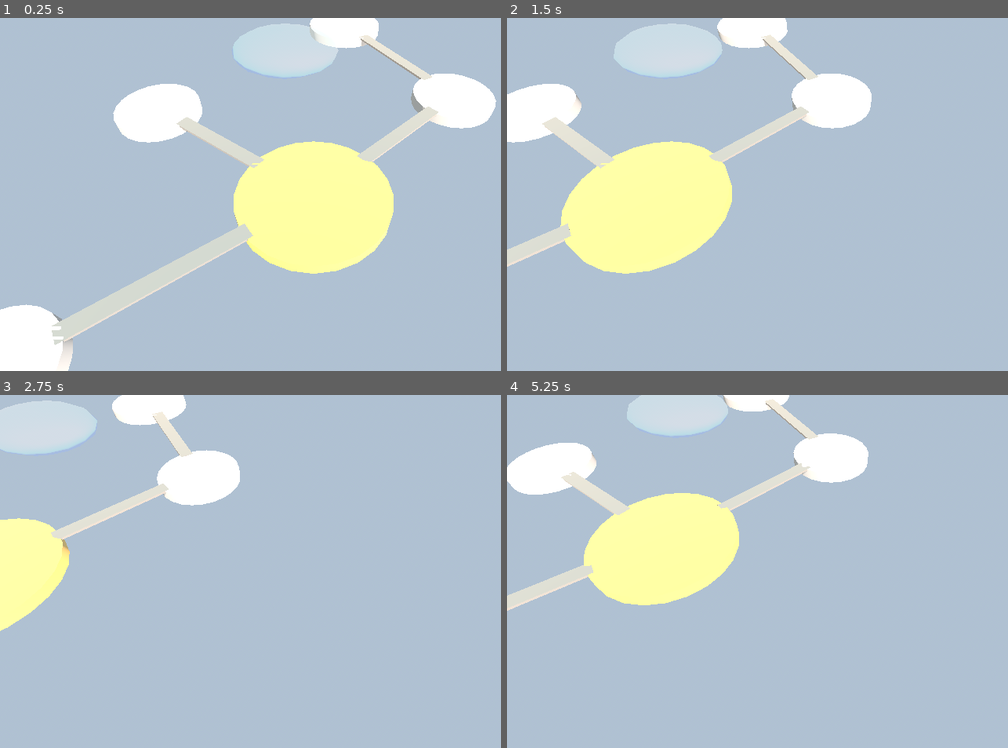
Above: before the commit, frames 1-4 (two rows, left to right).
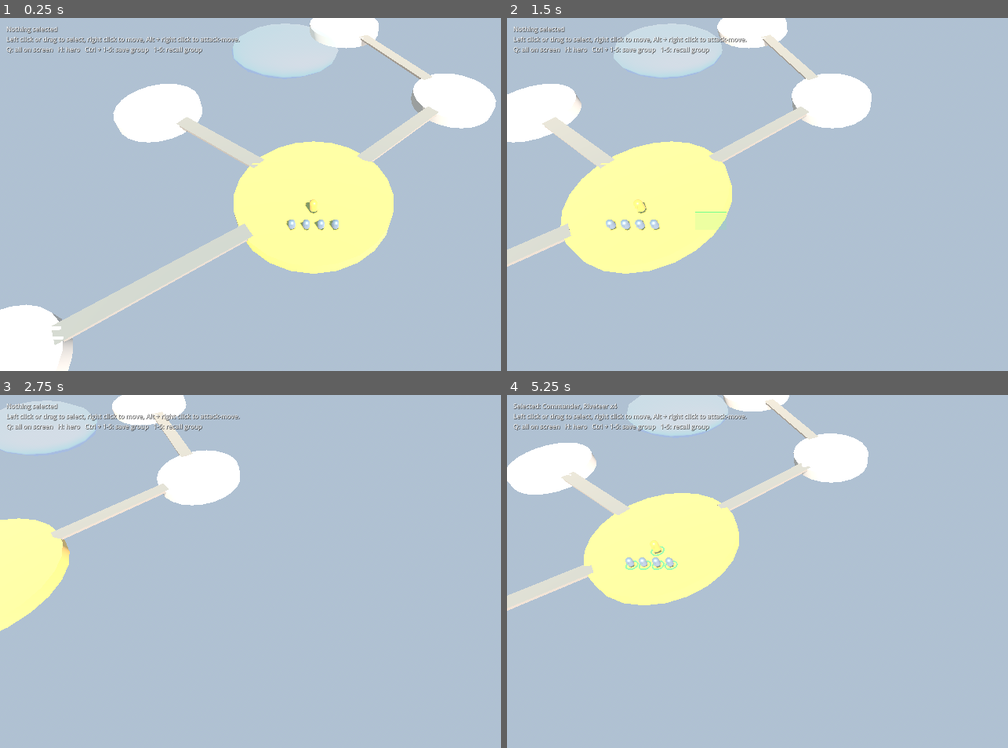
Above: after the commit, the same moments.

Repository: BrandoScrub/Sky-Defense
Game: Godot game, scene res://scenes/main.tscn
Same seed, same stepped clock (60 frames per second), same inputs: the game is played once before the commit and once after it.
Inputs (mouse positions are in pixels of both pictures, inside the frame that each line leads up to):
- Up to frame 1 (0.25 s): no input
- Up to frame 2 (1.5 s): tap Enter at 0.5, 1.25 s; move the mouse to (957, 176) at 0.52 s; hold Right 0.53-1.25 s; hold Home (camera_focus_hub) 0.53-1.25 s; click (957, 176) at 0.67 s; right-click (957, 176) at 0.8 s; drag from (697, 212) to (787, 265) at 1.27 s
- Up to frame 3 (2.75 s): tap Enter at 2 s; move the mouse to (375, 493) at 2.02 s; hold Right from 2.03 s (still down); hold Shift (modifier_additive) from 2.03 s (still down); click (375, 493) at 2.17 s; tap Alt (modifier_attack_move) at 2.3 s
- Up to frame 4 (5.25 s): release Right at 2.75 s; release Shift (modifier_additive) at 2.75 s; tap Enter at 2.75, 3.5, 4.25 s; drag from (787, 642) to (632, 518) at 2.77 s; move the mouse to (outside the picture) at 3.52 s; press the mouse at (outside the picture) at 3.53 s; hold Left 3.53-4.25 s; tap H (select_hero) at 3.8 s; release the mouse at (outside the picture) at 4.25 s; drag from (632, 518) to (727, 483) at 4.27 s; move the mouse to (852, 571) at 5.02 s; hold Down from 5.03 s (still down); hold Q (select_units_on_screen) from 5.03 s (still down); click (852, 571) at 5.17 s

The runs differ from the first frame. In frame 1, 1.1% of the frame differs, in the area x 1-68%, y 2-61%; in frame 2, 1.1%; in frame 3, 0.7%; in frame 4, 1.2%, in the area x 1-48%, y 2-50%.

Commit message:
Add hero and squad with RTS selection and walkway routing
- Unit: hero and Riveteers with selection ring, follow waypoint routes
- Region routing: platform graph over walkways, rim-to-rim waypoints
- SelectionController: click and box select, Shift to add, right-click move,
  Alt attack-move flag, Q select on screen, H hero, control groups 1-5
- HUD line showing the current selection and controls
- Smoke test covers routing, selection, control groups and a full move

Co-Authored-By: Claude Opus 5.5 <noreply@anthropic.com>
Claude-Session: https://claude.ai/code/session_01SsaPLPbdKhXXyR47iGR4jm

Diff:
--- a/scripts/main.gd
+++ b/scripts/main.gd
@@ -1,11 +1,80 @@
-## Root of the prototype scene. Wires global hotkeys to the camera.
+## Root of the prototype scene. Spawns the starting units on the Hub, sets up
+## selection, and wires global hotkeys to the camera.
 extends Node3D
+
+const SQUAD_SIZE := 4
 
 @onready var camera: RtsCamera = $RtsCamera
 @onready var region: Node3D = $Region
+
+var selection: SelectionController
+var _status: Label
+
+
+func _ready() -> void:
+	_spawn_starting_units()
+
+	selection = SelectionController.new()
+	selection.name = "SelectionController"
+	selection.camera = camera
+	selection.region = region
+	add_child(selection)
+
+	_build_hud()
+	selection.selection_changed.connect(_on_selection_changed)
+	_on_selection_changed(selection.selected)
 
 
 func _unhandled_input(event: InputEvent) -> void:
 	if event.is_action_pressed("camera_focus_hub"):
 		camera.focus_on(region.get_platform_position("Hub"))
 		get_viewport().set_input_as_handled()
+
+
+func _spawn_starting_units() -> void:
+	var units := Node3D.new()
+	units.name = "Units"
+	add_child(units)
+	var hub: Vector3 = region.get_platform_position("Hub")
+
+	var hero := Unit.new()
+	hero.name = "Commander"
+	hero.display_name = "Commander"
+	hero.is_hero = true
+	hero.move_speed = 7.0
+	hero.body_color = Color(0.85, 0.65, 0.3)
+	hero.position = hub + Vector3(0, 0, 3)
+	units.add_child(hero)
+
+	for i in SQUAD_SIZE:
+		var r := Unit.new()
+		r.name = "Riveteer%d" % (i + 1)
+		r.position = hub + Vector3(-3.0 + 2.0 * i, 0, 6)
+		units.add_child(r)
+
+
+func _build_hud() -> void:
+	var layer := CanvasLayer.new()
+	layer.name = "Hud"
+	add_child(layer)
+	_status = Label.new()
+	_status.name = "Status"
+	_status.position = Vector2(16, 16)
+	_status.add_theme_color_override("font_shadow_color", Color(0, 0, 0, 0.8))
+	_status.add_theme_constant_override("shadow_offset_x", 1)
+	_status.add_theme_constant_override("shadow_offset_y", 1)
+	layer.add_child(_status)
+
+
+func _on_selection_changed(units: Array[Unit]) -> void:
+	var help := "Left click or drag to select, right click to move, Alt + right click to attack-move.\nQ: all on screen   H: hero   Ctrl + 1-5: save group   1-5: recall group"
+	if units.is_empty():
+		_status.text = "Nothing selected\n" + help
+		return
+	var counts := {}
+	for u in units:
+		counts[u.display_name] = counts.get(u.display_name, 0) + 1
+	var parts := PackedStringArray()
+	for n in counts:
+		parts.append("%s x%d" % [n, counts[n]] if counts[n] > 1 else n)
+	_status.text = "Selected: " + ", ".join(parts) + "\n" + help
--- /dev/null
+++ b/scripts/selection/selection_controller.gd
@@ -0,0 +1,257 @@
+## RTS selection and orders: click and box select, Shift to add, right-click to
+## move (Alt + right-click to attack-move), Q for all units on screen, H for the
+## hero, and control groups 1 to 5 (Ctrl + number assigns, double-tap focuses).
+class_name SelectionController
+extends Node
+
+signal selection_changed(units: Array[Unit])
+
+## Mouse travel in pixels before a left drag becomes a box select.
+@export var box_threshold := 6.0
+## Click radius in pixels for picking a single unit.
+@export var pick_radius := 28.0
+## Two presses within this many seconds count as a double-tap.
+@export var double_tap_time := 0.3
+## Distance between units when a group is ordered to one spot.
+@export var formation_spacing := 1.8
+
+@export var camera: RtsCamera
+@export var region: Node3D
+
+var selected: Array[Unit] = []
+var control_groups := {}
+
+var _drag_start := Vector2.ZERO
+var _dragging := false
+var _box_active := false
+var _last_tap := {}
+
+var _overlay: SelectionOverlay
+
+
+func _ready() -> void:
+	var layer := CanvasLayer.new()
+	layer.name = "SelectionLayer"
+	add_child(layer)
+	_overlay = SelectionOverlay.new()
+	_overlay.name = "SelectionOverlay"
+	layer.add_child(_overlay)
+
+
+func _unhandled_input(event: InputEvent) -> void:
+	if event.is_action_pressed("select"):
+		_dragging = true
+		_box_active = false
+		_drag_start = _mouse_position()
+	elif event.is_action_released("select") and _dragging:
+		_dragging = false
+		var additive := Input.is_action_pressed("modifier_additive")
+		if _box_active:
+			select_units(units_in_screen_rect(_drag_rect()), additive)
+		else:
+			var unit := unit_at_screen_point(_mouse_position())
+			if unit:
+				select_units([unit], additive)
+			elif not additive:
+				select_units([])
+		_box_active = false
+		_overlay.hide_box()
+	elif event is InputEventMouseMotion and _dragging:
+		if _mouse_position().distance_to(_drag_start) > box_threshold:
+			_box_active = true
+		if _box_active:
+			_overlay.show_box(_drag_rect())
+	elif event.is_action_pressed("command"):
+		var point = ground_point_under_mouse()
+		if point != null:
+			order_move(point, Input.is_action_pressed("modifier_attack_move"))
+	elif event.is_action_pressed("select_units_on_screen"):
+		select_units(units_in_screen_rect(get_viewport().get_visible_rect()))
+	elif event.is_action_pressed("select_hero"):
+		var hero := find_hero()
+		if hero:
+			select_units([hero])
+			if _is_double_tap("hero"):
+				camera.focus_on(hero.global_position)
+	else:
+		for i in range(1, 6):
+			if event.is_action_pressed("control_group_%d" % i):
+				_handle_control_group(i)
+				break
+
+
+## Replaces the selection, or adds to it when `additive` is true.
+func select_units(units: Array, additive := false) -> void:
+	var next: Array[Unit] = []
+	if additive:
+		next.assign(selected)
+	for u in units:
+		if is_instance_valid(u) and not next.has(u):
+			next.append(u)
+	for u in selected:
+		if is_instance_valid(u):
+			u.selected = false
+	for u in next:
+		u.selected = true
+	selected = next
+	selection_changed.emit(selected)
+
+
+## Sends the selection to a point, spreading them into a loose formation.
+## Returns false if the point isn't reachable over walkways.
+func order_move(point: Vector3, attack_move := false) -> bool:
+	_prune()
+	if selected.is_empty():
+		return false
+	var goal_platform: String = region.platform_at(point)
+	if goal_platform == "":
+		return false
+	var offsets := formation_offsets(selected.size())
+	var ordered := false
+	# The hero takes the centre spot; others fill outward.
+	var units := selected.duplicate()
+	units.sort_custom(func(a: Unit, b: Unit): return a.is_hero and not b.is_hero)
+	for i in units.size():
+		var unit: Unit = units[i]
+		var target: Vector3 = region.clamp_to_platform(goal_platform, point + offsets[i])
+		var route: PackedVector3Array = region.find_route(unit.position, target)
+		if route.is_empty():
+			continue
+		unit.set_route(route, attack_move)
+		ordered = true
+	if ordered:
+		_overlay_marker(point, attack_move)
+	return ordered
+
+
+## Grid offsets around the click point, centre first.
+func formation_offsets(count: int) -> Array[Vector3]:
+	var out: Array[Vector3] = []
+	var side := int(ceil(sqrt(float(count))))
+	var cells: Array[Vector2] = []
+	for row in side:
+		for col in side:
+			cells.append(Vector2(col - (side - 1) / 2.0, row - (side - 1) / 2.0))
+	cells.sort_custom(func(a: Vector2, b: Vector2): return a.length_squared() < b.length_squared())
+	for i in count:
+		var c: Vector2 = cells[i] * formation_spacing
+		out.append(Vector3(c.x, 0.0, c.y))
+	return out
+
+
+func all_units() -> Array[Unit]:
+	var out: Array[Unit] = []
+	for node in get_tree().get_nodes_in_group(Unit.GROUP):
+		out.append(node as Unit)
+	return out
+
+
+func find_hero() -> Unit:
+	for u in all_units():
+		if u.is_hero:
+			return u
+	return null
+
+
+func unit_at_screen_point(screen: Vector2) -> Unit:
+	var best: Unit = null
+	var best_dist := pick_radius
+	for u in all_units():
+		var p = _screen_position(u)
+		if p == null:
+			continue
+		var d: float = screen.distance_to(p)
+		if d < best_dist:
+			best_dist = d
+			best = u
+	return best
+
+
+func units_in_screen_rect(rect: Rect2) -> Array[Unit]:
+	var out: Array[Unit] = []
+	for u in all_units():
+		var p = _screen_position(u)
+		if p != null and rect.has_point(p):
+			out.append(u)
+	return out
+
+
+## The point on the deck plane (y = 0) under the mouse, or null.
+func ground_point_under_mouse():
+	return ground_point_at(_mouse_position())
+
+
+func ground_point_at(screen: Vector2):
+	var cam := camera.camera
+	var origin := cam.project_ray_origin(screen)
+	var normal := cam.project_ray_normal(screen)
+	return Plane(Vector3.UP, 0.0).intersects_ray(origin, normal)
+
+
+func assign_control_group(index: int) -> void:
+	_prune()
+	control_groups[index] = selected.duplicate()
+
+
+func recall_control_group(index: int) -> void:
+	var group: Array = control_groups.get(index, [])
+	select_units(group.filter(func(u): return is_instance_valid(u)))
+
+
+func _handle_control_group(index: int) -> void:
+	if Input.is_action_pressed("control_group_assign"):
+		assign_control_group(index)
+		return
+	recall_control_group(index)
+	if _is_double_tap("group_%d" % index) and not selected.is_empty():
+		var centre := Vector3.ZERO
+		for u in selected:
+			centre += u.global_position
+		camera.focus_on(centre / selected.size())
+
+
+func _is_double_tap(key: String) -> bool:
+	var now := Time.get_ticks_msec() / 1000.0
+	var last: float = _last_tap.get(key, -10.0)
+	_last_tap[key] = now
+	return now - last <= double_tap_time
+
+
+func _screen_position(u: Unit):
+	var cam := camera.camera
+	var world := u.global_position + Vector3.UP
+	if cam.is_position_behind(world):
+		return null
+	return cam.unproject_position(world)
+
+
+func _mouse_position() -> Vector2:
+	return get_viewport().get_mouse_position()
+
+
+func _drag_rect() -> Rect2:
+	return Rect2(_drag_start, Vector2.ZERO).expand(_mouse_position())
+
+
+func _prune() -> void:
+	selected = selected.filter(func(u): return is_instance_valid(u))
+
+
+func _overlay_marker(point: Vector3, attack_move: bool) -> void:
+	var marker := MeshInstance3D.new()
+	var torus := TorusMesh.new()
+	torus.inner_radius = 0.6
+	torus.outer_radius = 0.8
+	marker.mesh = torus
+	var mat := StandardMaterial3D.new()
+	mat.shading_mode = BaseMaterial3D.SHADING_MODE_UNSHADED
+	mat.transparency = BaseMaterial3D.TRANSPARENCY_ALPHA
+	mat.albedo_color = Color(1.0, 0.35, 0.3) if attack_move else Color(0.4, 1.0, 0.55)
+	marker.material_override = mat
+	region.add_child(marker)
+	marker.global_position = point + Vector3.UP * 0.05
+	var tween := marker.create_tween()
+	tween.set_parallel(true)
+	tween.tween_property(marker, "scale", Vector3.ONE * 0.2, 0.5)
+	tween.tween_property(mat, "albedo_color:a", 0.0, 0.5)
+	tween.chain().tween_callback(marker.queue_free)
--- /dev/null
+++ b/scripts/selection/selection_overlay.gd
@@ -0,0 +1,32 @@
+## Draws the drag-selection box on screen.
+class_name SelectionOverlay
+extends Control
+
+const FILL := Color(0.4, 1.0, 0.55, 0.12)
+const EDGE := Color(0.4, 1.0, 0.55, 0.9)
+
+var _rect := Rect2()
+var _visible_box := false
+
+
+func _ready() -> void:
+	set_anchors_preset(Control.PRESET_FULL_RECT)
+	mouse_filter = Control.MOUSE_FILTER_IGNORE
+
+
+func show_box(rect: Rect2) -> void:
+	_rect = rect
+	_visible_box = true
+	queue_redraw()
+
+
+func hide_box() -> void:
+	_visible_box = false
+	queue_redraw()
+
+
+func _draw() -> void:
+	if not _visible_box:
+		return
+	draw_rect(_rect, FILL, true)
+	draw_rect(_rect, EDGE, false, 1.5)
--- /dev/null
+++ b/scripts/units/unit.gd
@@ -0,0 +1,107 @@
+## A player unit that can be selected and ordered to move along a route.
+## Combat, health and stances arrive in later milestones.
+class_name Unit
+extends Node3D
+
+signal arrived
+
+const GROUP := "player_units"
+
+@export var display_name := "Riveteer"
+@export var is_hero := false
+@export var move_speed := 6.0
+@export var body_color := Color(0.42, 0.5, 0.6)
+## Radius used for click picking and formation spacing.
+@export var footprint := 0.6
+
+var selected := false:
+	set(value):
+		selected = value
+		if _ring:
+			_ring.visible = value
+## True when the current order was an attack-move (used once enemies exist).
+var attack_move := false
+
+var _route := PackedVector3Array()
+var _ring: MeshInstance3D
+
+
+func _ready() -> void:
+	add_to_group(GROUP)
+	_build_visuals()
+
+
+func is_moving() -> bool:
+	return not _route.is_empty()
+
+
+## Follows the given waypoints in order. An empty route stops the unit.
+func set_route(route: PackedVector3Array, as_attack_move := false) -> void:
+	_route = route
+	attack_move = as_attack_move
+
+
+func stop() -> void:
+	_route = PackedVector3Array()
+
+
+func _process(delta: float) -> void:
+	if _route.is_empty():
+		return
+	var target := _route[0]
+	var to_target := target - position
+	to_target.y = 0.0
+	var step := move_speed * delta
+	if to_target.length() <= step:
+		position = Vector3(target.x, position.y, target.z)
+		_route.remove_at(0)
+		if _route.is_empty():
+			attack_move = false
+			arrived.emit()
+		return
+	var dir := to_target.normalized()
+	position += dir * step
+	rotation.y = atan2(dir.x, dir.z)
+
+
+func _build_visuals() -> void:
+	var height := 2.2 if is_hero else 1.6
+	var radius := footprint * (1.0 if is_hero else 0.8)
+
+	var body := MeshInstance3D.new()
+	body.name = "Body"
+	var capsule := CapsuleMesh.new()
+	capsule.radius = radius
+	capsule.height = height
+	body.mesh = capsule
+	body.position.y = height / 2.0
+	var mat := StandardMaterial3D.new()
+	mat.albedo_color = body_color
+	mat.metallic = 0.6
+	mat.roughness = 0.4
+	body.material_override = mat
+	add_child(body)
+
+	# A small block on the front so facing is readable from above.
+	var nose := MeshInstance3D.new()
+	nose.name = "Facing"
+	var box := BoxMesh.new()
+	box.size = Vector3(radius * 0.6, radius * 0.4, radius * 0.6)
+	nose.mesh = box
+	nose.position = Vector3(0.0, height * 0.7, radius)
+	nose.material_override = mat
+	add_child(nose)
+
+	_ring = MeshInstance3D.new()
+	_ring.name = "SelectionRing"
+	var torus := TorusMesh.new()
+	torus.inner_radius = radius + 0.25
+	torus.outer_radius = radius + 0.45
+	_ring.mesh = torus
+	_ring.position.y = 0.05
+	var ring_mat := StandardMaterial3D.new()
+	ring_mat.albedo_color = Color(0.4, 1.0, 0.55)
+	ring_mat.shading_mode = BaseMaterial3D.SHADING_MODE_UNSHADED
+	_ring.material_override = ring_mat
+	_ring.visible = selected
+	add_child(_ring)
--- a/scripts/world/greybox_region.gd
+++ b/scripts/world/greybox_region.gd
@@ -35,7 +35,16 @@
 	"storm": Color(0.35, 0.55, 0.95, 0.45),
 }
 
+## Keep walking targets this far inside a platform's rim.
+const RIM_MARGIN := 1.0
+
 var platforms := {}
+
+## Platform graph used for routing: one point per platform, one edge per walkway.
+var _graph := AStar3D.new()
+var _platform_ids := {}
+## "From|To" -> [exit point on From's rim, entry point on To's rim]
+var _walkway_ends := {}
 
 
 func _ready() -> void:
@@ -48,7 +57,79 @@
 
 func get_platform_position(platform_name: String) -> Vector3:
 	var node: Node3D = platforms.get(platform_name)
-	return node.global_position if node else Vector3.ZERO
+	return Vector3(node.position.x, 0.0, node.position.z) if node else Vector3.ZERO
+
+
+## Name of the platform whose deck contains this point, or "" if none.
+func platform_at(point: Vector3) -> String:
+	for platform_name in platforms:
+		var node: CSGCylinder3D = platforms[platform_name]
+		if _flat(point).distance_to(_flat(node.position)) <= node.radius:
+			return platform_name
+	return ""
+
+
+## The platform whose rim is closest to this point (for units out on a walkway).
+func nearest_platform(point: Vector3) -> String:
+	var best := ""
+	var best_gap := INF
+	for platform_name in platforms:
+		var node: CSGCylinder3D = platforms[platform_name]
+		var gap := _flat(point).distance_to(_flat(node.position)) - node.radius
+		if gap < best_gap:
+			best_gap = gap
+			best = platform_name
+	return best
+
+
+## Pulls a point back inside the platform's walkable deck.
+func clamp_to_platform(platform_name: String, point: Vector3) -> Vector3:
+	var node: CSGCylinder3D = platforms[platform_name]
+	var center := _flat(node.position)
+	var offset := _flat(point) - center
+	var limit := node.radius - RIM_MARGIN
+	if offset.length() > limit:
+		offset = offset.normalized() * limit
+	var p := center + offset
+	return Vector3(p.x, 0.0, p.y)
+
+
+## Waypoints from one point to another along walkways, ending at `to`.
+## Empty if `to` is off every platform or no walkway route exists.
+func find_route(from: Vector3, to: Vector3) -> PackedVector3Array:
+	var route := PackedVector3Array()
+	var goal := platform_at(to)
+	if goal == "":
+		return route
+	var start := platform_at(from)
+	if start == "":
+		start = nearest_platform(from)
+	if start != goal:
+		var ids := _graph.get_id_path(_platform_ids[start], _platform_ids[goal])
+		if ids.is_empty():
+			return route
+		for i in ids.size() - 1:
+			var ends: Array = _walkway_ends["%s|%s" % [_name_of(ids[i]), _name_of(ids[i + 1])]]
+			route.append(ends[0])
+			route.append(ends[1])
+	route.append(Vector3(to.x, 0.0, to.z))
+	return route
+
+
+## Platforms in walkway order between two platforms, for tests and debugging.
+func platform_path(from_name: String, to_name: String) -> PackedStringArray:
+	var names := PackedStringArray()
+	for id in _graph.get_id_path(_platform_ids[from_name], _platform_ids[to_name]):
+		names.append(_name_of(id))
+	return names
+
+
+func _name_of(id: int) -> String:
+	return PLATFORMS[id][0]
+
+
+func _flat(v: Vector3) -> Vector2:
+	return Vector2(v.x, v.z)
 
 
 func _material(color: Color) -> StandardMaterial3D:
@@ -76,6 +157,9 @@
 	platform.set_meta("radius", radius)
 	add_child(platform)
 	platforms[platform_name] = platform
+	var id := platforms.size() - 1
+	_platform_ids[platform_name] = id
+	_graph.add_point(id, Vector3(at.x, 0.0, at.y))
 
 
 func _add_walkway(from_name: String, to_name: String) -> void:
@@ -97,6 +181,14 @@
 	walkway.use_collision = true
 	add_child(walkway)
 
+	var exit_a := a2 + dir * (a.radius - RIM_MARGIN)
+	var enter_b := b2 - dir * (b.radius - RIM_MARGIN)
+	var pa := Vector3(exit_a.x, 0.0, exit_a.y)
+	var pb := Vector3(enter_b.x, 0.0, enter_b.y)
+	_walkway_ends["%s|%s" % [from_name, to_name]] = [pa, pb]
+	_walkway_ends["%s|%s" % [to_name, from_name]] = [pb, pa]
+	_graph.connect_points(_platform_ids[from_name], _platform_ids[to_name])
+
 
 func _add_storm_cloud(at: Vector2) -> void:
 	var cloud := CSGSphere3D.new()
--- a/tools/smoke_test.gd
+++ b/tools/smoke_test.gd
@@ -16,6 +16,8 @@
 	await process_frame
 	_check_scene(main)
 	_check_camera(main.get_node("RtsCamera"))
+	_check_routing(main.get_node("Region"))
+	await _check_selection_and_orders(main)
 	if _failures == 0:
 		print("Smoke test passed")
 	else:
@@ -58,3 +60,65 @@
 	cam._clamp_to_bounds()
 	_expect(cam.position.x <= cam.bounds.end.x and cam.position.z >= cam.bounds.position.y,
 		"camera pivot should stay inside bounds")
+	# Put the camera back over the Hub for the selection checks.
+	cam.position = Vector3.ZERO
+	cam.zoom = 0.5
+	cam._apply_zoom()
+
+
+func _check_routing(region: Node) -> void:
+	_expect(region.platform_path("Hub", "RivalHQ") == PackedStringArray(["Hub", "NeutralB", "NeutralD", "RivalHQ"]),
+		"Hub to RivalHQ should go via NeutralB and NeutralD, got %s" % [region.platform_path("Hub", "RivalHQ")])
+	var hub: Vector3 = region.get_platform_position("Hub")
+	var d: Vector3 = region.get_platform_position("NeutralD")
+	var route: PackedVector3Array = region.find_route(hub, d)
+	_expect(route.size() == 5, "Hub to NeutralD should be 2 walkways (4 rim points) + goal, got %d points" % route.size())
+	_expect(route.size() > 0 and route[route.size() - 1].is_equal_approx(d), "route should end at the target")
+	_expect(region.find_route(hub, Vector3(500, 0, 500)).is_empty(), "a point in open sky should be unreachable")
+	_expect(region.find_route(hub, hub + Vector3(2, 0, 0)).size() == 1, "same-platform move should be direct")
+	var clamped: Vector3 = region.clamp_to_platform("Hub", hub + Vector3(50, 0, 0))
+	_expect(region.platform_at(clamped) == "Hub", "clamped point should stay on the Hub")
+
+
+func _check_selection_and_orders(main: Node) -> void:
+	var sel: SelectionController = main.selection
+	var units := sel.all_units()
+	_expect(units.size() == 5, "expected the Commander and 4 Riveteers, got %d" % units.size())
+	var hero := sel.find_hero()
+	_expect(hero != null, "a hero should exist")
+
+	sel.select_units([hero])
+	_expect(sel.selected.size() == 1 and hero.selected, "clicking the hero selects only the hero")
+	var others := units.filter(func(u): return not u.is_hero)
+	sel.select_units(others, true)
+	_expect(sel.selected.size() == 5, "Shift-adding the squad should select all 5")
+	sel.assign_control_group(1)
+	sel.select_units([])
+	_expect(sel.selected.is_empty() and not hero.selected, "empty click clears the selection")
+	sel.recall_control_group(1)
+	_expect(sel.selected.size() == 5, "control group 1 should bring back all 5")
+
+	# Box select over the whole screen catches every unit on the Hub.
+	var everything := sel.units_in_screen_rect(main.get_viewport().get_visible_rect())
+	_expect(everything.size() == 5, "box over the screen should catch 5 units, got %d" % everything.size())
+
+	# The deck plane under the screen centre should be a real point.
+	var centre := main.get_viewport().get_visible_rect().size / 2.0
+	_expect(sel.ground_point_at(centre) != null, "screen centre should hit the deck plane")
+
+	var offsets := sel.formation_offsets(5)
+	_expect(offsets[0] == Vector3.ZERO, "first formation slot is the centre")
+
+	# Order everyone to NeutralD and simulate until they arrive.
+	var region: Node = main.get_node("Region")
+	var target: Vector3 = region.get_platform_position("NeutralD")
+	_expect(sel.order_move(target), "ordering a move to NeutralD should succeed")
+	_expect(not sel.order_move(Vector3(500, 0, 500)), "ordering a move into open sky should fail")
+	for i in 600:
+		for u in units:
+			u._process(0.05)
+	for u in units:
+		_expect(not u.is_moving(), "%s should have arrived" % u.name)
+		_expect(region.platform_at(u.position) == "NeutralD", "%s should be on NeutralD, is at %s" % [u.name, u.position])
+	_expect(hero.position.distance_to(target) < 0.01, "hero should take the centre spot")
+	await process_frame
